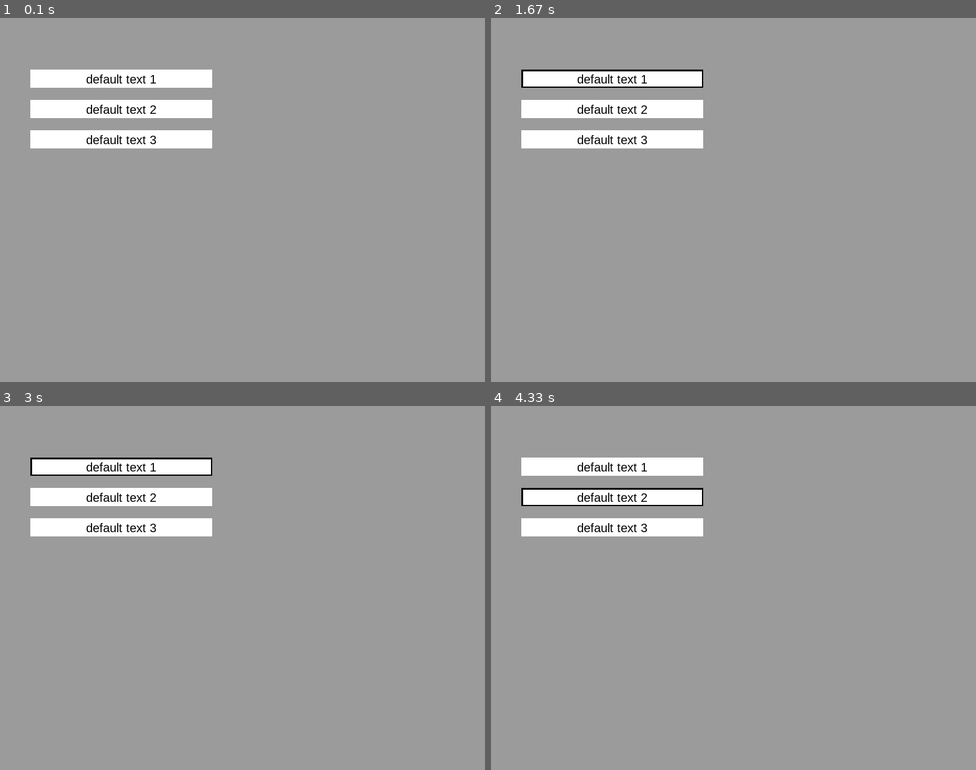
Above: before the commit, frames 1-4 (two rows, left to right).
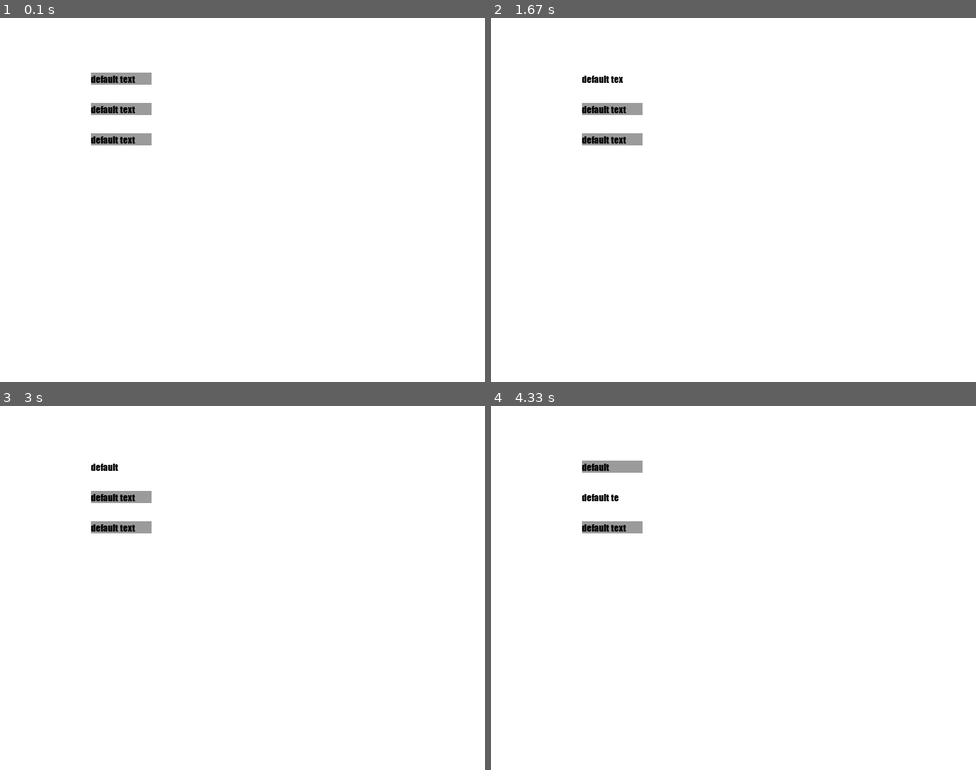
Above: after the commit, the same moments.

Repository: metulburr/pygame
Game: pygame game, started from GUI/entry.py
Two runs of this game, one before a commit and one after it. Both use one fixed random seed, a clock stepped at 60 frames per second and the inputs below.
Inputs (mouse positions are in pixels of both pictures, inside the frame that each line leads up to):
- Up to frame 1 (0.1 s): no input
- Up to frame 2 (1.67 s): click (612, 79) at 0.38 s, where only the run after the commit has a clickable "default text"; hold Backspace 0.67-1.13 s; hold Delete 1.17-1.63 s
- Up to frame 3 (3 s): tap Backspace at 1.67, 2.33 s; tap Enter at 2 s; hold Backspace from 2.67 s (still down)
- Up to frame 4 (4.33 s): release Backspace at 3.13 s; click (612, 497) at 3.22 s, where only the run after the commit has a clickable "default text"; tap Backspace at 3.5 s; hold Backspace 3.83-4.3 s

The runs differ from the first frame. In frame 1, 96% of the frame differs, in the area x 0-100%, y 0-100%; in frame 2, 96%; in frame 3, 96%; in frame 4, 96%.

Commit message:
modified entry box to take in input

Diff:
--- a/GUI/entry.py
+++ b/GUI/entry.py
@@ -1,32 +1,32 @@
+
+
+
 
 import pygame as pg
 import os
-import weakref
 
 class Entry:
     instances = []
-    def __init__(self, text='', width=100, height=10, fontsize=15, font=None,
-        fg=(0,0,0), deselect=(255,255,255), select=(155,155,155), bg=(255,255,255), border_width=5, border=False):
+    def __init__(self, text='', width=100, height=10, **kwargs):
+        Entry.instances.append(self)
+        self.assign_kwargs(kwargs)
+        self.text = text
+        self.label, self.label_rect = self.render_font(self.text, self.font, self.fontsize)
+        self.color = self.bg_color
 
-        Entry.instances.append(self)
-        self.font = font
-        self.text_color = fg
-        self.label, self.label_rect = self.render_font(text, self.font, fontsize)
-        self.bg_color = deselect
-        self.background_color = bg
-        self.color = self.bg_color
-        self.hover_bg_color = select
-        self.border_width = border_width
-        self.border = border
         self.image = pg.Surface([width,height]).convert()
         self.image.fill(self.bg_color)
-        self.background = pg.Surface([width-self.border_width,height-self.border_width]).convert()
-        self.background.fill(self.background_color)
-        self.background_rect = self.background.get_rect()
         self.rect = self.image.get_rect()
         self.label_rect.center = self.rect.center
-        self.background_rect.center = self.rect.center
         self.focus = False
+
+    def assign_kwargs(self, kwargs):
+        self.hover_bg_color = kwargs['hover']
+        self.bg_color = kwargs['bg']
+        self.text_color = kwargs['fg']
+        self.font = kwargs['font']
+        #self.border = kwargs['border']
+        self.fontsize = kwargs['fontsize']
 
     def render_font(self, text, filename, size):
         if not filename:
@@ -38,8 +38,7 @@
         return (font, rect)
 
     def render(self, screen):
-        pg.draw.rect(screen, self.color, self.rect, self.border)
-        pg.draw.rect(screen, self.background_color, self.background_rect, False)
+        pg.draw.rect(screen, self.color, self.rect, False)
         screen.blit(self.label, self.label_rect)
 
     def mouse_collision(self):
@@ -49,16 +48,25 @@
             self.color = self.bg_color
 
     def update(self):
-        self.label_rect.center = self.rect.center
-        self.background_rect.center = self.rect.center
+        self.label_rect.left = self.rect.left
+        self.label_rect.centery = self.rect.centery
         self.mouse_collision()
 
     def get_event(self, event):
         if self.rect.collidepoint(pg.mouse.get_pos()):
             if event.type == pg.MOUSEBUTTONDOWN and event.button == 1:
-                for obj in Entry.instances[:]: #reset all other Entry focus to False
+                for obj in Entry.instances:
                     obj.focus = False
                 self.focus = not self.focus
+        if event.type == pg.KEYDOWN:
+            if self.focus:
+                if event.unicode.isprintable():
+                    self.text += event.unicode
+                elif event.key == pg.K_BACKSPACE:
+                    self.text = self.text[:-1]
+                elif event.key == pg.K_DELETE:
+                    self.text = ''
+                self.label, self.label_rect = self.render_font(self.text, self.font, self.fontsize)
 
 
 if __name__ == "__main__":
@@ -71,6 +79,12 @@
             p = os.path.join(Font.path, filename+'.ttf')
             return pg.font.Font(os.path.abspath(p), size)
 
+    def callback():
+        print('running callback')
+
+    def callback2():
+        print('running callback 2')
+
     class Control:
         def __init__(self):
             pg.init()
@@ -79,31 +93,36 @@
             self.Clock = pg.time.Clock()
             self.done = False
 
-            self.e = Entry(text='default text 1', width=300, height=30, fontsize=20,
-                fg=(0,0,0), deselect=(255,255,255), select=(0,0,0))
+            self.button_settings = {
+                'hover'   : (255,255,255),
+                'font'    : 'impact',
+                'fg'      : (0,0,0),
+                'bg'      : (155,155,155),
+                'border'  : False,
+                'fontsize': 15
+            }
+
+            self.e = Entry(text='default text', width=100, height=20, **self.button_settings)
             self.e.rect.center = (200,100)
-            self.e2 = Entry(text='default text 2', width=300, height=30, fontsize=20,
-                fg=(0,0,0), deselect=(255,255,255), select=(0,0,0))
+            self.e2 = Entry(text='default text', width=100, height=20, **self.button_settings)
             self.e2.rect.center = (200,150)
-            self.e3 = Entry(text='default text 3', width=300, height=30, fontsize=20,
-                fg=(0,0,0), deselect=(255,255,255), select=(0,0,0))
+            self.e3 = Entry(text='default text', width=100, height=20, **self.button_settings)
             self.e3.rect.center = (200,200)
-
-            self.entries = [self.e, self.e2, self.e3]
+            self.buttons = [self.e, self.e2, self.e3]
 
         def event_loop(self):
             keys = pg.key.get_pressed()
             for event in pg.event.get():
                 if event.type == pg.QUIT or keys[pg.K_ESCAPE]:
                     self.done = True
-                for b in self.entries:
+                for b in self.buttons:
                     b.get_event(event)
 
         def run(self):
             while not self.done:
-                self.screen.fill((155,155,155))
+                self.screen.fill((255,255,255))
                 self.event_loop()
-                for b in self.entries:
+                for b in self.buttons:
                     b.update()
                     b.render(self.screen)
                 pg.display.update()
